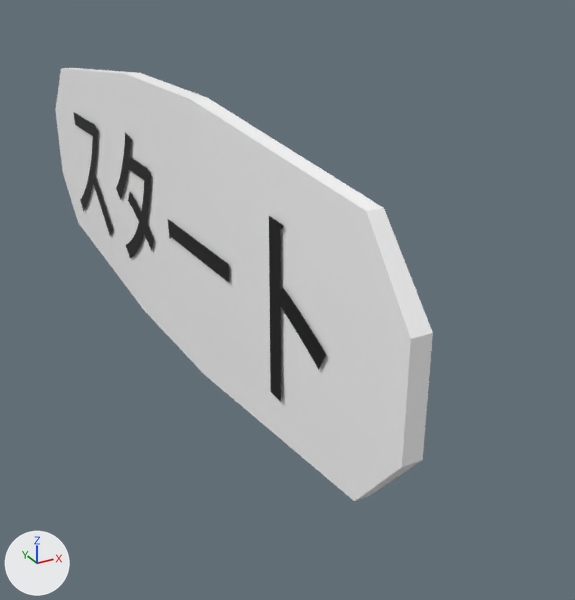
A saved change to the glTF model vrpage/marubatu_game/assets/start_button.glb.
The view is the same before and after, from a 50 mm lens placed at (-1.6, -3.43, 1.26), pointed at (0.09, -0.37, -0.27). Every picture has the same lights, and +X, +Y and +Z are marked at lower left. Where no turn or scale is listed for an object, it has been applied to the vertices. Vertices at the same position are counted once.

Script lines for the objects in view, before the commit:
```python
me_cube = bpy.data.meshes.new('Cube')
me_cube.from_pydata(...)  # 32 vertices, 60 faces; spans x -0.37..-0.3, y -1.68..2.19, z -0.54..0.72
me_cube.materials.append(mat_material)  # white #ffffff
me_テキスト = bpy.data.meshes.new('テキスト')
me_テキスト.from_pydata(...)  # 336 vertices, 328 faces; spans x 0.0, y -3.07..-0.06, z -0.05..0.66
me_テキスト.materials.append(mat_マテリアル)  # black #000000
ob_cube = bpy.data.objects.new('Cube', me_cube)
ob_cube.location = (0.0, -0.215, 0.0)
ob_テキスト = bpy.data.objects.new('テキスト', me_テキスト)
ob_テキスト.location = (-0.381, 1.59, -0.23)
```
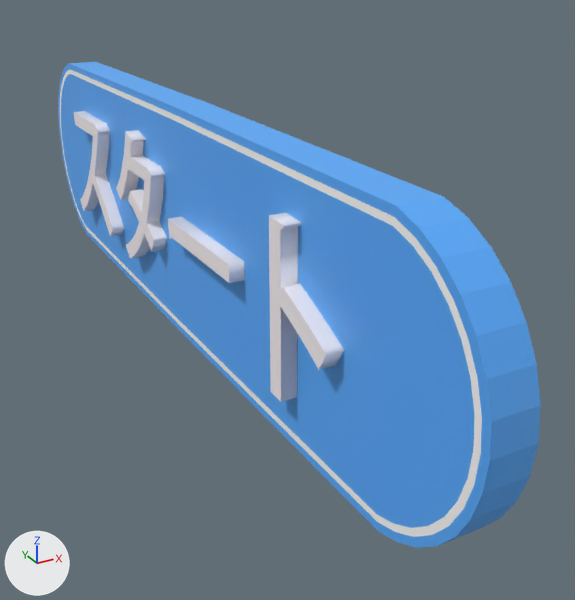
The newer file is also rescaled (x1.749), turned or shifted as a whole; pictures and numbers use the older file's frame.

Location of each change, [x1, y1, x2, y2] in pixels of the pictures (575 x 600 px):
'円柱', added (blue)
    after: [58, 62, 541, 548]
'Cube', deleted
    before: [55, 68, 433, 501]
part 1 of me_テキスト, built on
    before: [76, 125, 171, 251]
    after: [74, 111, 245, 283]
part 2 of me_テキスト, built on
    after: [269, 213, 344, 402]
part 3 of me_テキスト, surface changed (black to grey)
    both: [74, 113, 326, 401]
part 4 of me_テキスト, recoloured
    both: [316, 355, 326, 370]

The change, as a list of edits to the scene's bpy script:
```text
Add img_siro:
    img_siro = load_image('siro', '_unpacked/siro', 1024, 1024, 'sRGB')
Add img_test:
    img_test = load_image('test', '_unpacked/test', 1024, 1024, 'sRGB')
Add mat_マテリアル_003:
    mat_マテリアル_003 = principled_material('マテリアル.003')
    mat_マテリアル_003.texture = img_siro
Add mat_マテリアル_002:
    mat_マテリアル_002 = principled_material('マテリアル.002')
    mat_マテリアル_002.texture = img_test
Change me_テキスト:
    used by ob_テキスト; location = (-0.381, 1.59, -0.23)
    remove me_テキスト.from_pydata(...)  # 336 vertices, 328 faces; spans x 0.0, y -3.07..-0.06, z -0.05..0.66
    add me_テキスト.from_pydata(...)  # 672 vertices, 1328 faces; spans x 0.0..0.1, y -3.07..-0.06, z -0.05..0.66
    me_テキスト part 1: 20 vertices moved within x 0.0, y -1.67..-0.62, z 0.19..0.63; 293 vertices added at x 0.1, y -2.33..-0.06, z -0.05..0.66
    me_テキスト part 2: 2 vertices moved within x 0.0, y -2.78, z 0.64; 43 vertices added at x 0.1, y -3.07..-2.68, z -0.04..0.66
    me_テキスト part 3: 258 kept faces spanning x 0.0, y -3.07..-0.06, z -0.05..0.64 get new texture (UV) coordinates
    me_テキスト part 4: 259 faces spanning x 0.0, y -3.07..-0.06, z -0.05..0.64 switch from mat_マテリアル (black #000000) to mat_マテリアル_003 (picture img_siro)
Add me_円柱:
    me_円柱.from_pydata(...)  # 128 vertices, 252 faces; spans x -0.09..0.09, y -2.18..2.18, z -0.57..0.57
    me_円柱.materials.append(mat_マテリアル_002)  # picture img_test
Remove ob_cube:
    ob_cube = bpy.data.objects.new('Cube', me_cube)
    ob_cube.location = (0.0, -0.215, 0.0)
Add ob_円柱:
    ob_円柱 = bpy.data.objects.new('円柱', me_円柱)
    ob_円柱.location = (-0.228, 0.005, 0.058)
```
